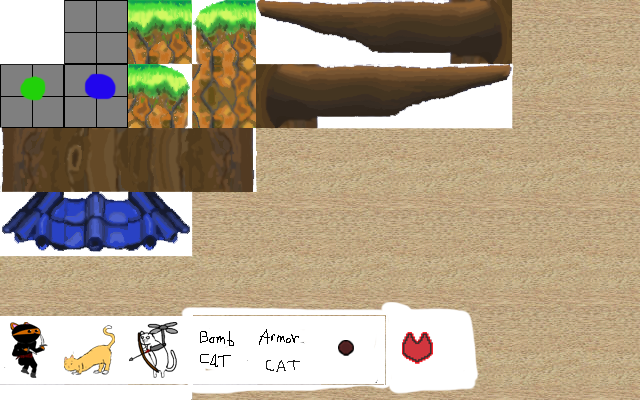
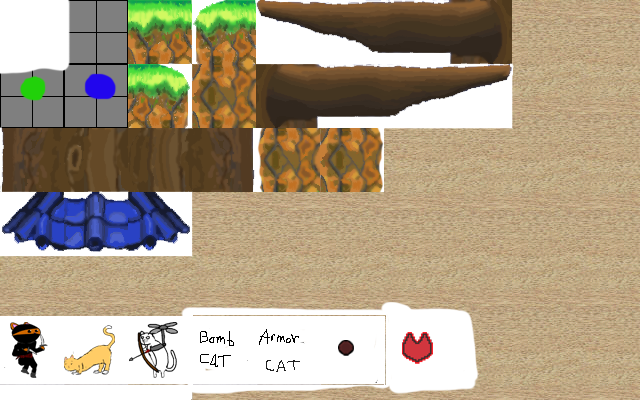
Revision of a layered 640 x 400 image; what changed, layer by layer:
added layer "Layer 8" above "Layer 7" over [320, 128, 384, 192]
added layer "Layer 7" above "Layer 1" over [257, 128, 320, 192]
painted on "Layer 1" over [0, 0, 384, 192]
